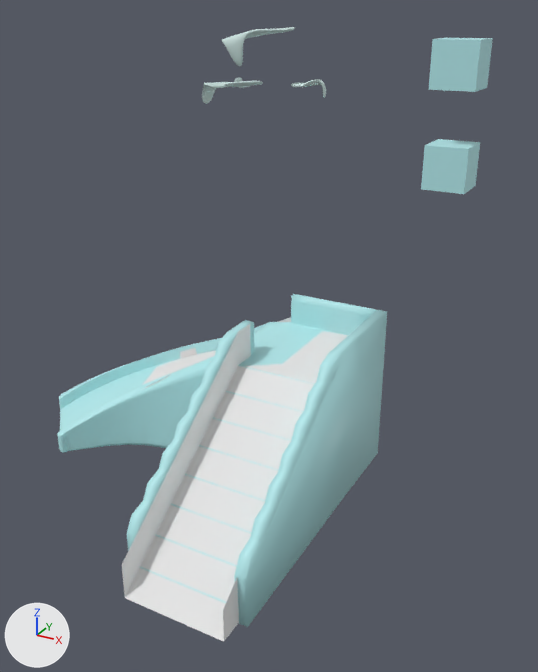
One commit to the Blender file blender/floe/objects/mountain/mountain.blend: the scene before it, then after it.
The view is the same before and after, from a camera (50 mm lens) standing at (6.39, -12.8, 9.23) and looking at (0.3, -1.72, 3.69). The axes (+X, +Y, +Z) are drawn at lower left. The lights are the same throughout.

The scene before the commit, as lines of its bpy script (objects in view):
```python
me_cube_002 = bpy.data.meshes.new('Cube.002')
me_cube_002.from_pydata(...)  # 40 vertices, 36 faces; spans x -6.36..1.0, y -1.44..4.94, z -1.0..2.51
me_cube_002.materials.append(mat_hide_mountain)  # white #e7e7e7
me_cube_004 = bpy.data.meshes.new('Cube.004')
me_cube_004.from_pydata(...)  # a box spanning x -1.0..1.0, y -1.0..1.0, z -1.0..1.0
me_cube_004.materials.append(mat_ice2_001)  # cyan #b4eaed
me_cube_011 = bpy.data.meshes.new('Cube.011')
me_cube_011.from_pydata(...)  # 205 vertices, 185 faces; spans x 1.07..1.33, y -5.92..-1.77, z -0.65..2.84
me_cube_011.polygons.foreach_set('use_smooth', [True] * 185)
me_cube_011.materials.append(mat_ice2_001)  # cyan #b4eaed
ob_cube = bpy.data.objects.new('Cube', me_cube_004)
ob_cube.location = (4.0, -4.04, 8.66)
ob_cube.scale = (-0.261, -0.261, -0.261)
ob_hide_mountain = bpy.data.objects.new('hide mountain', me_cube_002)
ob_hide_mountain.location = (0.44, -3.85, 0.97)
ob_mountain_stairs_inner = bpy.data.objects.new('Mountain.stairs.inner', me_cube_011)
ob_mountain_stairs_inner.location = (-1.9, 1.08, 0.57)
ob_mountain_stairs_inner.show_transparent = True
# also in view: 'Mountain.stairs' at (1.48, -1.87, 1.69); 'Cube.001' at (4.0, -4.04, 7.54); 'Mountain' at (-2.38, -1.79, 1.69); 'snow hat snow' at (0.73, -2.75, 8.44)
```
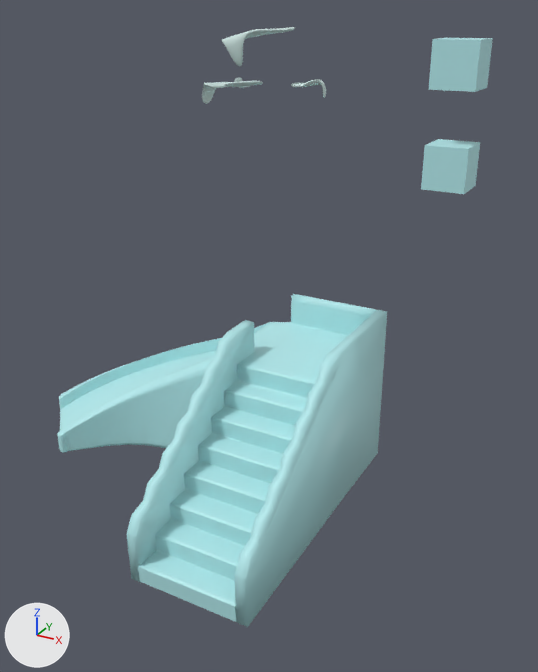
Boxes [x1, y1, x2, y2] around the edits, measured in the pictures (538 x 672 px):
```json
{"object": "hide mountain", "change": "hidden", "before": [59, 317, 349, 642]}
{"object": "Mountain.stairs.inner", "change": "unchanged, uncovered by the edit", "before": [126, 320, 254, 551], "after": [126, 320, 254, 583]}
```

Scene script edits in JSON lines:
```json
{"op": "add", "block": "ob_hide_mountain", "code": "ob_hide_mountain.hide_set(True)  # wire or fog, not drawn"}
```
